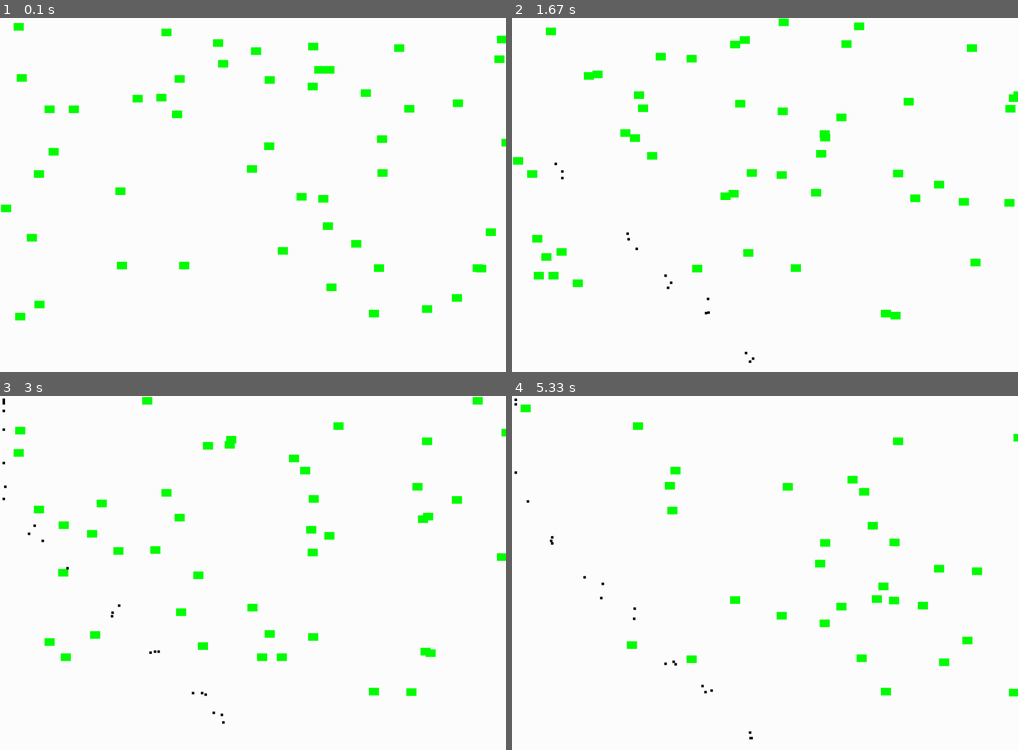
Above: before the commit, frames 1-4 (two rows, left to right).
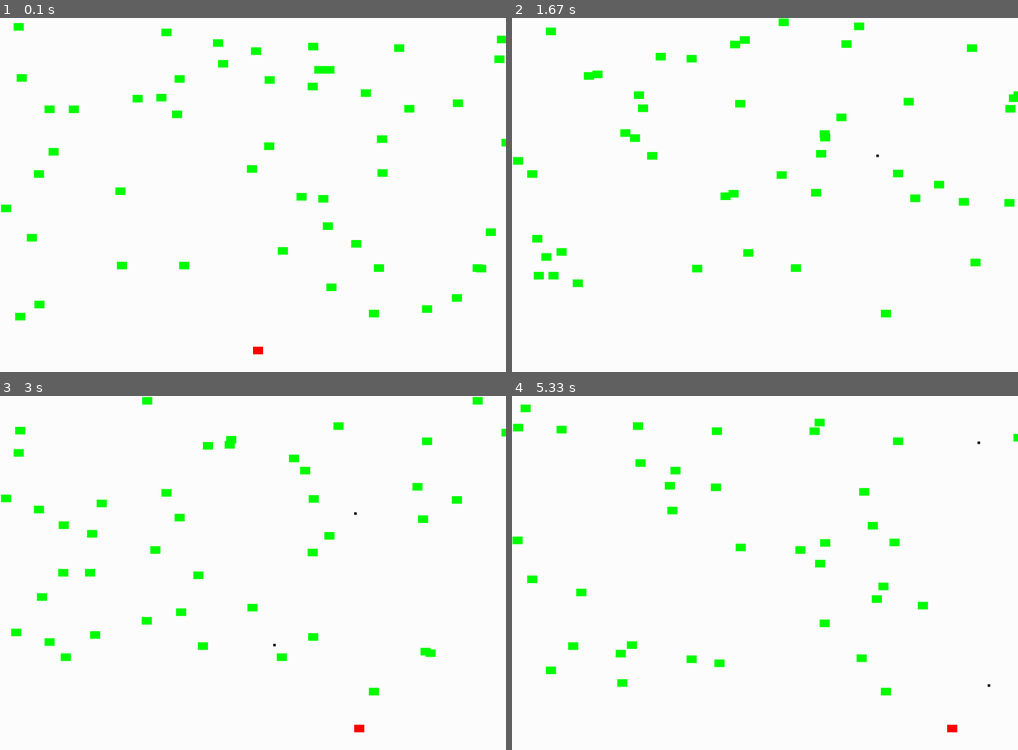
Above: after the commit, the same moments.

Repository: ZafarK638/zafark-python-classwork
Game: pygame game, started from programming/pygame practice/sprites/my_first_oop_game.py
The game is run twice, just before and just after one commit, with the same random seed, the same clock (stepped at 60 frames per second) and the same inputs.
Inputs:
- Up to frame 1 (0.1 s): no input
- Up to frame 2 (1.67 s): tap Space at 0.33, 0.73, 1.03, 1.23, 1.53 s; hold Right 0.67-1.13 s; hold Right 1.17-1.63 s
- Up to frame 3 (3 s): hold Left 1.67-2.2 s; tap Space at 1.73, 2.03, 2.3, 2.6, 2.73 s; hold Left 2.23-2.63 s; hold Right from 2.67 s (still down)
- Up to frame 4 (5.33 s): tap Space at 3.03, 3.4, 3.7, 3.9, 4.2, 4.4, 4.7, 4.9, 5.2 s; release Right at 3.3 s; hold Left 3.33-3.8 s; hold Right 3.83-4.3 s; hold Right 4.33-4.8 s; hold Left from 4.83 s (still down)

The runs differ from the first frame. In frame 1, less than 0.1% of the frame differs, in the area x 50-52%, y 92-96%; in frame 2, 0.2%; in frame 3, 0.7%; in frame 4, 1.5%, in the area x 0-100%, y 0-98%.

Commit message:
Update my_first_oop_game.py

Diff:
--- a/programming/pygame practice/sprites/my_first_oop_game.py
+++ b/programming/pygame practice/sprites/my_first_oop_game.py
@@ -21,23 +21,8 @@
         self.rect = self.image.get_rect()
 
     def update(self):
-        mpos = pygame.mouse.get_pos()
-
         #move the bullet
-        # self.rect.x = mpos[0]
-        if self.rect.x > mpos[0]:
-            self.rect.x -= random.randint(bulletSpeedx-2,bulletSpeedx+2)
-        elif self.rect.x < mpos[0]:
-            self.rect.x += random.randint(bulletSpeedx-2,bulletSpeedx+2)
-        elif self.rect.x == mpos[0]:
-            self.rect.x += 0
-
-        if self.rect.y > mpos[1]:
-            self.rect.y -= random.randint(bulletSpeedy-2,bulletSpeedy+2)
-        elif self.rect.y < mpos[1]:
-            self.rect.y += random.randint(bulletSpeedy-2,bulletSpeedy+2)
-        elif self.rect.y == mpos[1]:
-            self.rect.y += 0
+        self.rect.y += -10
 
 class Block(pygame.sprite.Sprite):
     def __init__(self,colour,width,height) -> None:
@@ -75,36 +60,12 @@
 
     def update(self):
         # Get the current mouse position.
-        pos = width/2,height/2
+        pos = width/2,height,2
 
         # Fetch the x and y out of the list,
         # Set the player object to the mouse location
         self.rect.x = pos[0]
-        self.rect.y = pos[1]
-
-        if move_right:
-            if self.rect.x < width-pWidth:
-                self.rect.x += playerSpeed
-            else:
-                self.rect.x = width-pWidth
-
-        if move_left:
-            if self.rect.x > 0:
-                self.rect.x -= playerSpeed
-            else:
-                self.rect.x = 0
-
-        if move_down:
-            if self.rect.y < height-pHeight:
-                self.rect.y += playerSpeed
-            else:
-                self.rect.y = height-pHeight
-
-        if move_up:
-            if self.rect.y > 0:
-                self.rect.y -= playerSpeed
-            else:
-                self.rect.y = 0
+        self.rect.y = height-50
 
 
 # Set the width and height of the screen [width, height]
@@ -115,17 +76,10 @@
 
 pygame.display.set_caption("OOP practise")
 
-pos = width/2,height,2
+pos = width/2
 playerSpeed = 10
-bulletSpeedx = 5
-bulletSpeedy = 5
-pWidth = 20
-pHeight = 15
 move_right = False
 move_left = False
-move_up = False
-move_down = False
-fire_bullet = False
 
 # Loop until the user clicks the close button.
 gameOver = False
@@ -155,7 +109,7 @@
     all_sprites_list.add(block)
 
 # Create a RED player block
-player = Player(RED, pWidth, pHeight)
+player = Player(RED, 20, 15)
 all_sprites_list.add(player)
 
 # Used to manage how fast the screen updates
@@ -172,7 +126,13 @@
 
         if event.type == pygame.KEYDOWN:
             if event.key == pygame.K_SPACE:
-                fire_bullet = True
+                #fire a bullet when button pressed
+                bullet = Bullet(BLACK,5,5)
+                #set bullet location
+                bullet.rect.x = player.rect.x
+                bullet.rect.y = player.rect.y
+                all_sprites_list.add(bullet)
+                bullet_list.add(bullet)
             if event.key == pygame.K_RIGHT:
                 move_right = True
             if event.key == pygame.K_LEFT:
@@ -183,13 +143,6 @@
                 move_right = False
             if event.key == pygame.K_LEFT:
                 move_left = False
-            if event.key == pygame.K_SPACE:
-                fire_bullet = False
-            if event.key == pygame.K_UP:
-                move_right = False
-            if event.key == pygame.K_DOWN:
-                move_left = False
-
 
     # Calculate mechanics for each bullet
     for bullet in bullet_list:
@@ -216,15 +169,11 @@
 
     # --- Game logic should go here
 
-
-    if fire_bullet:
-        #fire a bullet when button pressed
-        bullet = Bullet(BLACK,5,5)
-        #set bullet location
-        bullet.rect.x = player.rect.x
-        bullet.rect.y = player.rect.y
-        all_sprites_list.add(bullet)
-        bullet_list.add(bullet)
+    if move_right:
+        pos += playerSpeed
+
+    if move_left:
+        pos -= playerSpeed
 
     # --- Screen-clearing code goes here
 
@@ -234,8 +183,8 @@
 
     # Fetch the x and y out of the list,
     # Set the player object to the mouse location
-    player.rect.x = pos[0]
-    player.rect.y = pos[1]
+    player.rect.x = pos
+    player.rect.y = height-50
 
     blocks_hit_list = pygame.sprite.spritecollide(player, block_list, True)
     for block in blocks_hit_list:
